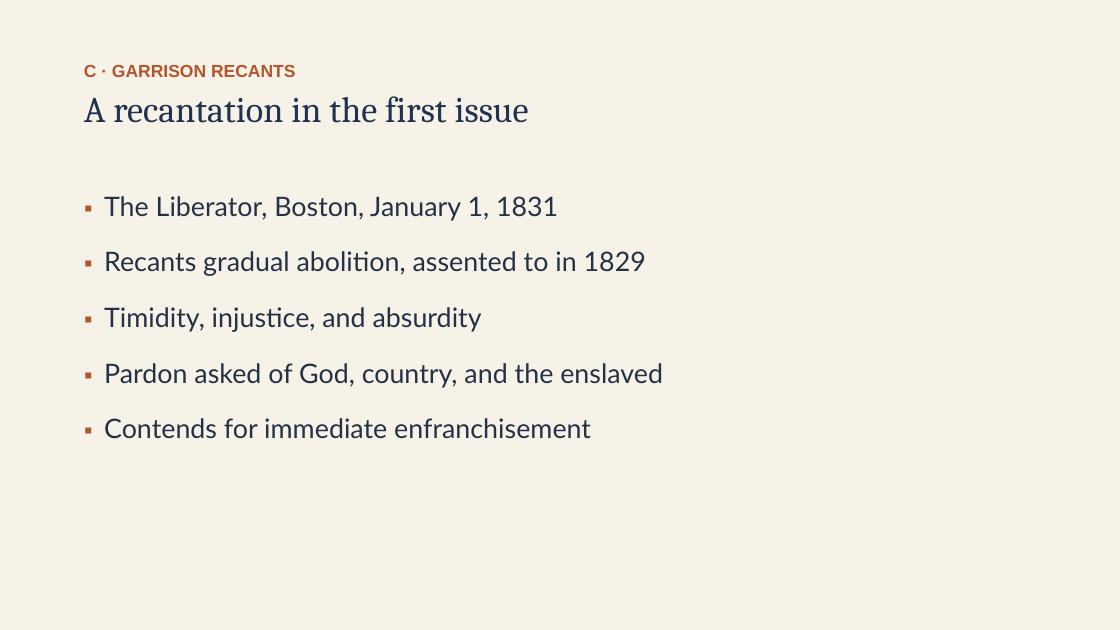
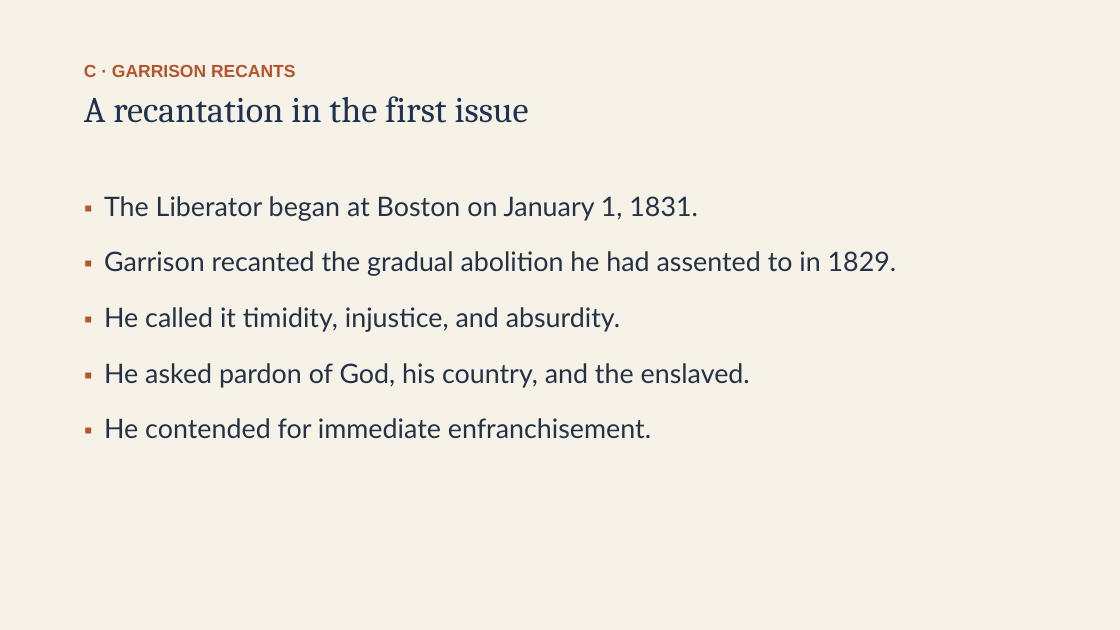
Before and after one commit to ab17gthb/humanities-curriculum-group, a slide deck: slide 10 of jackson-reform/lesson-07/lesson-07-slides.pptx. Drawn at 1120x630 pixels with LibreOffice and Linux fonts; fonts in the diff are those of the drawing. Boxes give left, top, right and bottom in pixels: in the first picture for what was removed or moved away, otherwise in the second. Text is boxed around its words. In the diff, an @@ line names an element or a change of style, - is before the commit and + after.

Commit message:
Rollout: JR L7 reworked and live (Abolition Turns Immediate)

```diff
--- a/jackson-reform/lesson-07/lesson-07-slides.pptx
+++ b/jackson-reform/lesson-07/lesson-07-slides.pptx
@@ text at box(104, 196, 897, 439): text changed @@
-▪ The Liberator, Boston, January 1, 1831
-▪ Recants gradual abolition, assented to in 1829
-▪ Timidity, injustice, and absurdity
-▪ Pardon asked of God, country, and the enslaved
-▪ Contends for immediate enfranchisement
+▪ The Liberator began at Boston on January 1, 1831.
+▪ Garrison recanted the gradual abolition he had assented to in 1829.
+▪ He called it timidity, injustice, and absurdity.
+▪ He asked pardon of God, his country, and the enslaved.
+▪ He contended for immediate enfranchisement.
```
Also in this commit, not shown: 7 other slides changed, 6 other files.
